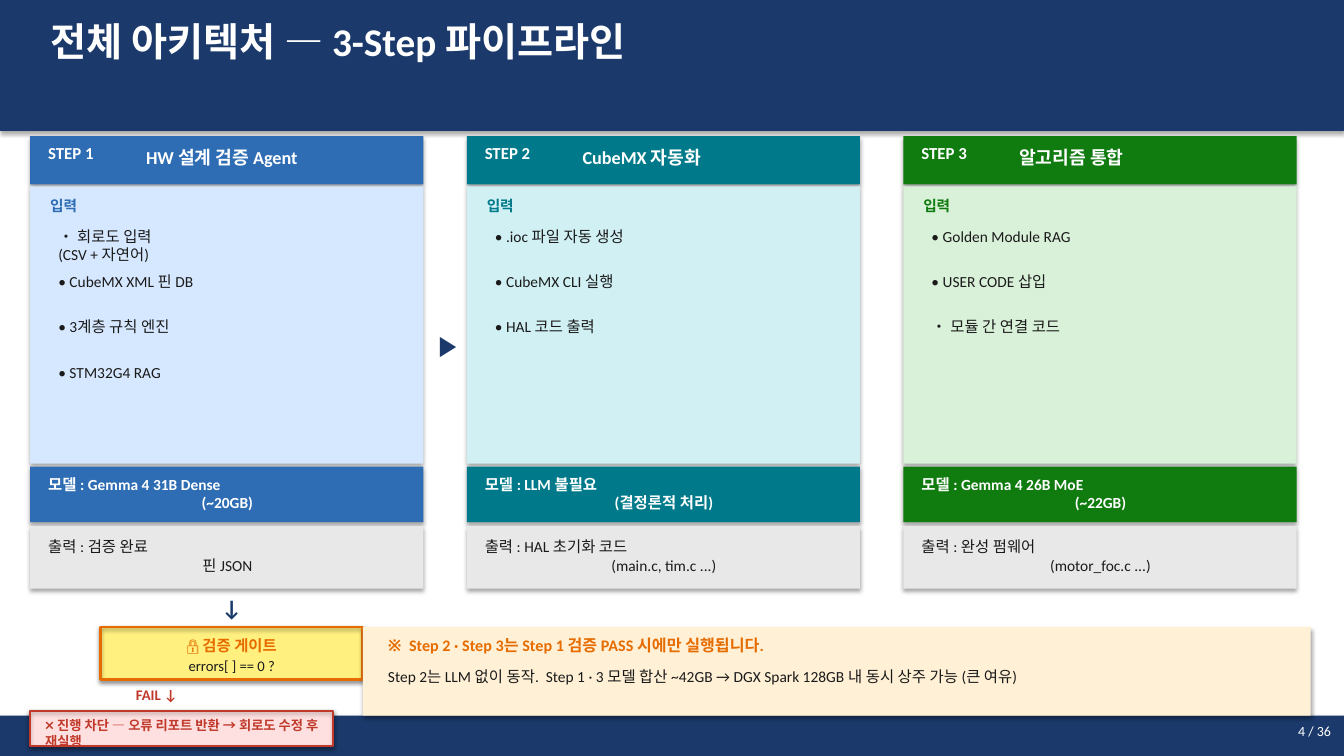
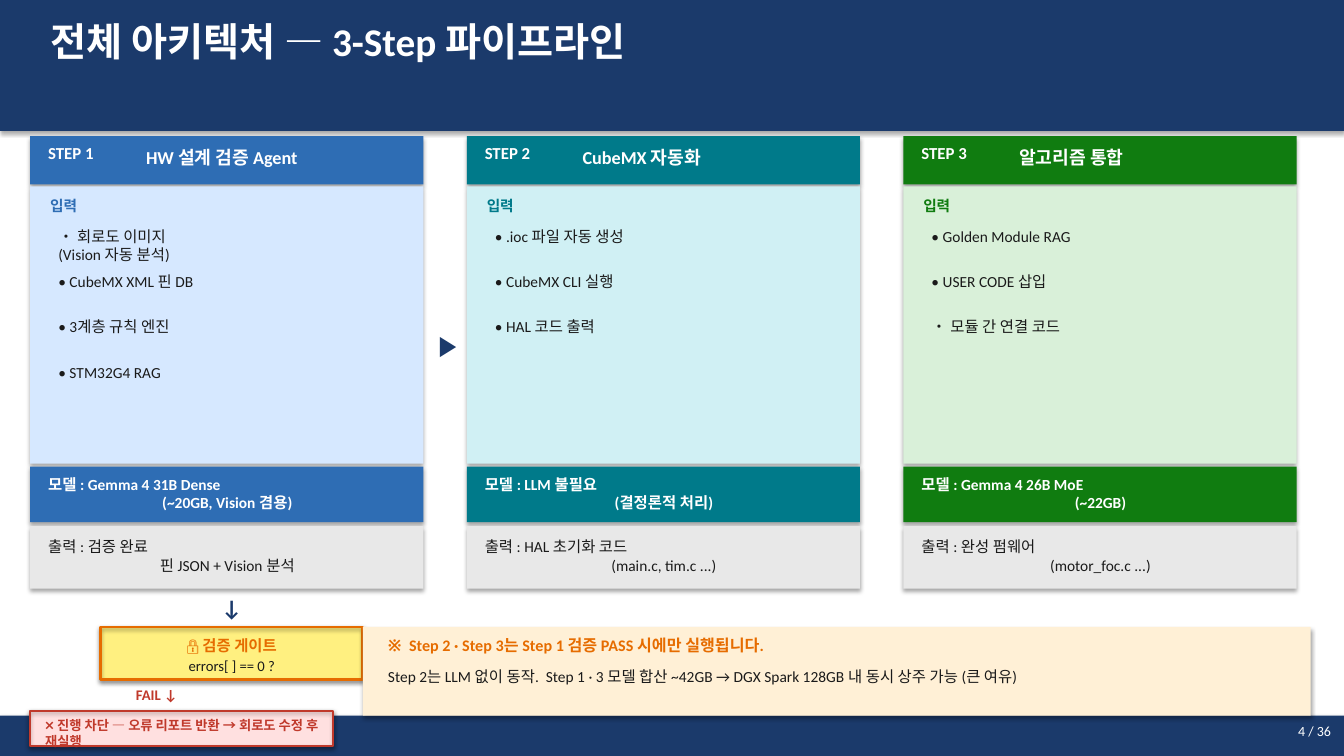
Before and after one commit to younlea/MotorDriveForge, a slide deck: slide 4 of STM32G4_Agent_Plan.pptx. Drawn at 1344x756 pixels with LibreOffice and Linux fonts; fonts in the diff are those of the drawing. Boxes give left, top, right and bottom in pixels: in the first picture for what was removed or moved away, otherwise in the second. Text is boxed around its words. In the diff, an @@ line names an element or a change of style, - is before the commit and + after.

```diff
--- a/STM32G4_Agent_Plan.pptx
+++ b/STM32G4_Agent_Plan.pptx
@@ text at <box>58,229,170,262</box>: text changed @@
-• 회로도 입력
-(CSV + 자연어)
+• 회로도 이미지
+(Vision 자동 분석)
@@ text at <box>48,477,292,510</box>: text changed @@
-모델 : Gemma 4 31B Dense
-(~20GB)
+모델 : Gemma 4 31B Dense
+(~20GB, Vision 겸용)
@@ text at <box>48,539,294,572</box>: text changed @@
-출력 : 검증 완료
-핀 JSON
+출력 : 검증 완료
+핀 JSON + Vision 분석
```
Also in this commit, not shown: 5 other slides changed, 1 other file.
